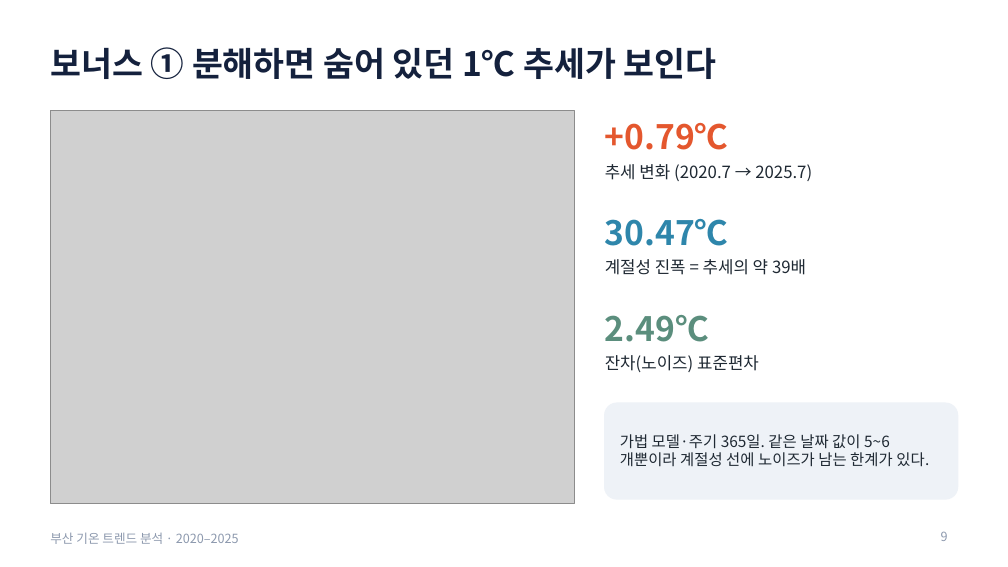
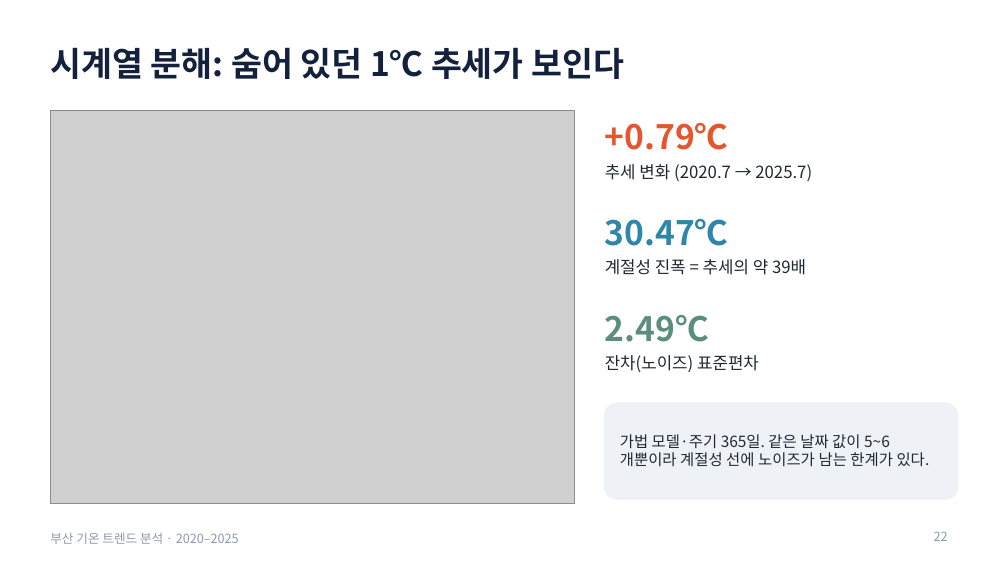
Before and after one commit to 17lucky71/busan-temperature-trend, a slide deck: slide 22 of docs/presentation.pptx (slide 9 before the commit). Drawn at 1008x567 pixels with LibreOffice and Linux fonts; fonts in the diff are those of the drawing; grey boxes stand for pictures. Boxes give left, top, right and bottom in pixels: in the first picture for what was removed or moved away, otherwise in the second. Text is boxed around its words. In the diff, an @@ line names an element or a change of style, - is before the commit and + after.

```diff
--- a/docs/presentation.pptx
+++ b/docs/presentation.pptx
@@ title at [50,47,624,79]: text changed @@
-보너스 ① 분해하면 숨어 있던 1℃ 추세가 보인다
+시계열 분해: 숨어 있던 1℃ 추세가 보인다
@@ page number at [934,532,948,541]: text changed @@
-9
+22
```
Also in this commit, not shown: 8 other slides changed, 14 slides added.
